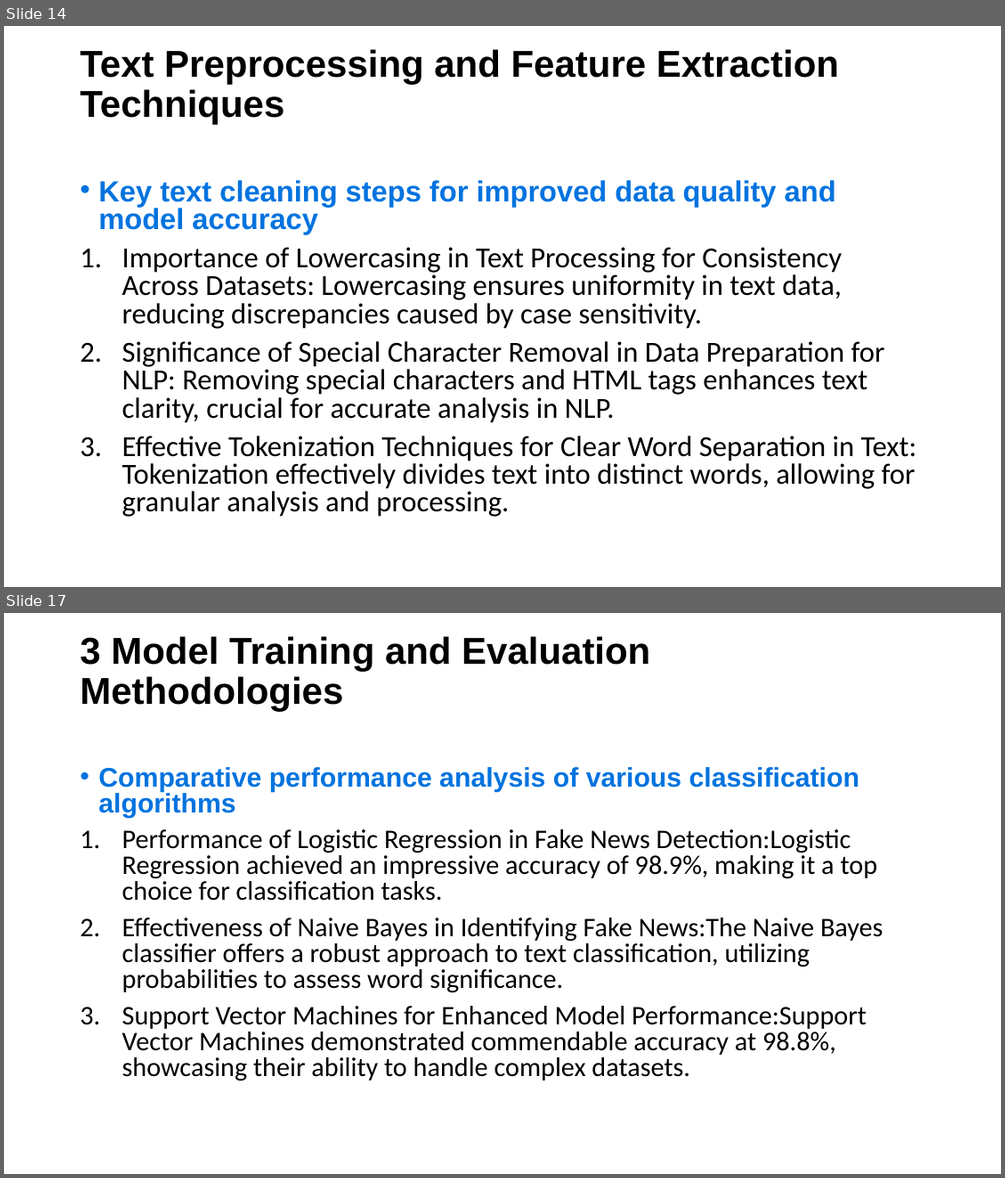
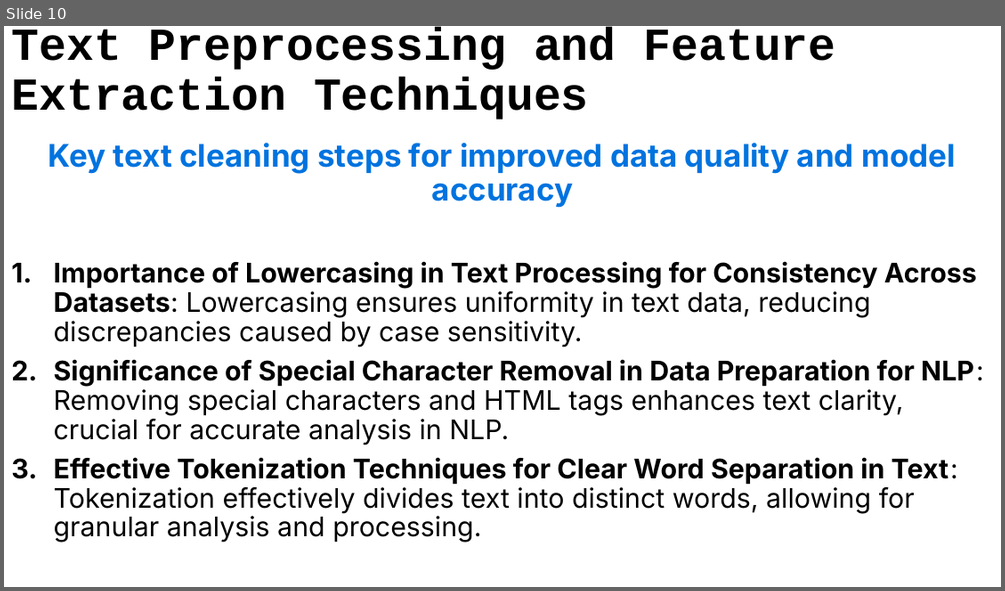
Before and after one commit to nteitsnik/ML_P2, a slide deck: Fake News Detection with Machine Learning.pptx. Shown one above the other, each under a label of ours: slides 14 and 17 before the commit, slide 10 after it; the slides between them are not shown. The pictures are 1005x1178 and 1005x591 pixels, drawn with LibreOffice and Linux fonts; fonts in the diff are those of the drawing. Boxes give left, top, right and bottom in pixels: in the first picture for what was removed or moved away, otherwise in the second. Text is boxed around its words. In the diff, an @@ line names an element or a change of style, - is before the commit and + after.

```diff
--- a/Fake News Detection with Machine Learning.pptx
+++ b/Fake News Detection with Machine Learning.pptx
@@ slide 17 removed at <box>4,613,1001,1174</box>, background #FFFFFF @@
@@ title removed at <box>80,636,650,712</box> @@
-3 Model Training and Evaluation Methodologies
@@ text removed at <box>98,767,883,1081</box> @@
-• Comparative performance analysis of various classification algorithms
-1. Performance of Logistic Regression in Fake News Detection:Logistic Regression achieved an impressive accuracy of 98.9%, making it a top choice for classification tasks.
-2. Effectiveness of Naive Bayes in Identifying Fake News:The Naive Bayes classifier offers a robust approach to text classification, utilizing probabilities to assess word significance.
-3. Support Vector Machines for Enhanced Model Performance:Support Vector Machines demonstrated commendable accuracy at 98.8%, showcasing their ability to handle complex datasets.
@@ what was slide 14 is now slide 10 @@
@@ slide 10 changed as well @@
@@ title "Text Preprocessing and Feature Extraction ...": place and size @@
-title "Text Preprocessing and Feature Extraction ..." at <box>80,49,839,125</box>
+title "Text Preprocessing and Feature Extraction ..." at <box>11,27,836,119</box>
@@ title "Text Preprocessing and Feature Extraction ..." at <box>11,27,836,119</box>: size 36 to 44.1 pt, font Arial to Courier New @@
@@ text "Key text cleaning steps for ...": place and size @@
-text "Key text cleaning steps for ..." at <box>98,180,917,516</box>
+text "Key text cleaning steps for ..." at <box>48,143,984,542</box>
@@ text "Key text cleaning steps for ..." at <box>48,143,984,542</box>: size 28 to 30 pt, font Arial to Inter in "Key text cleaning steps for improved data ..."; size 28 to 26 pt, font Calibri to Inter, bold on in "Importance of Lowercasing in Text Processing for ...", "Significance of Special Character Removal in Data ...", "Effective Tokenization Techniques for Clear Word Separation ..."; alignment left to centre; bullet • to none; line spacing 0.8 to 0.9 @@
```
Also in this commit, not shown: 7 other slides changed, 13 slides added, 13 other slides removed.
